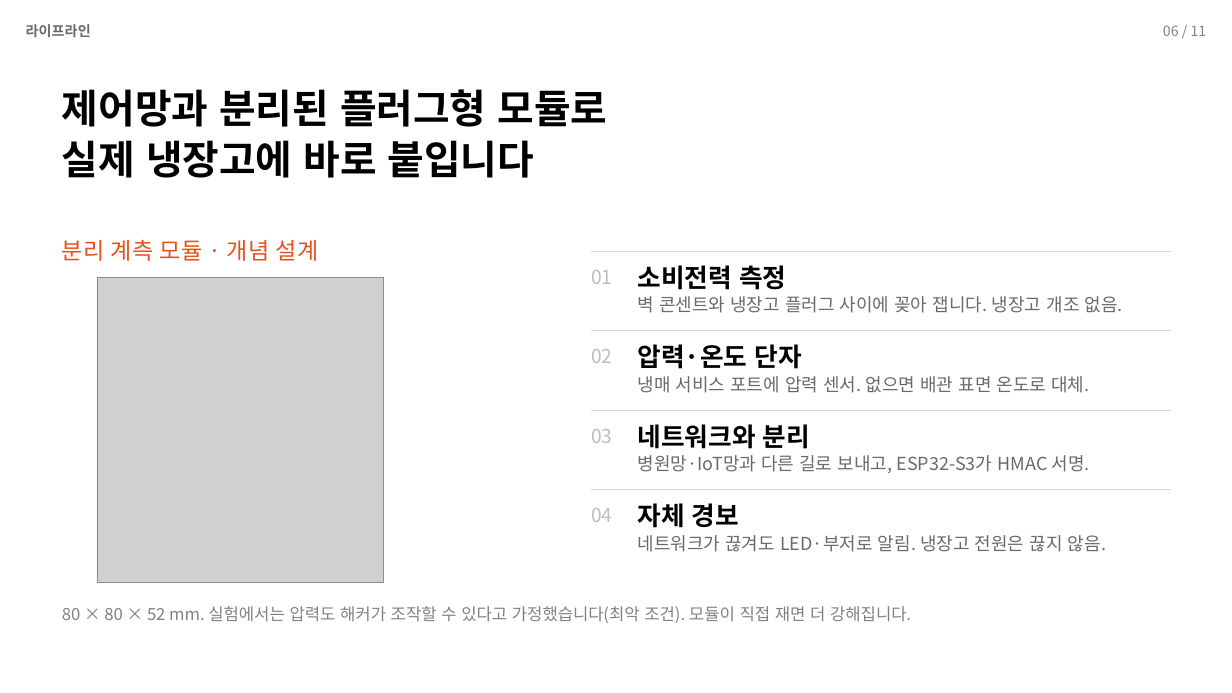
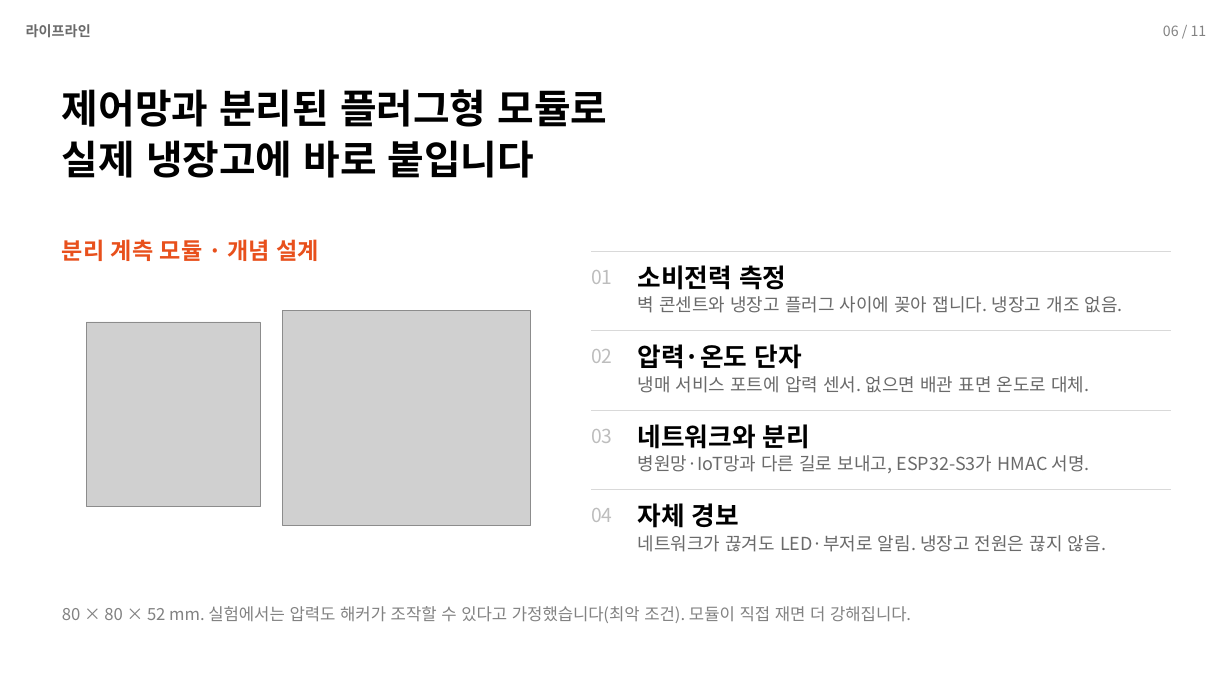
Before and after one commit to Jakpae/Blood-fridge-tamper-detection, a slide deck: slide 6 of docs/presentation/발표_라이프라인.pptx. Drawn at 1232x693 pixels with LibreOffice and Linux fonts; fonts in the diff are those of the drawing; grey boxes stand for pictures. Boxes give left, top, right and bottom in pixels: in the first picture for what was removed or moved away, otherwise in the second. Text is boxed around its words. In the diff, an @@ line names an element or a change of style, - is before the commit and + after.

```diff
--- a/docs/presentation/발표_라이프라인.pptx
+++ b/docs/presentation/발표_라이프라인.pptx
@@ text "분리 계측 모듈 · 개념 ..." at box(62, 239, 320, 261): bold on @@
@@ picture: place and size @@
-picture at box(97, 277, 384, 582)
+picture at box(87, 323, 261, 507)
@@ picture added at box(283, 311, 531, 526) @@
```
Also in this commit, not shown: 7 other slides changed, 3 other files.
